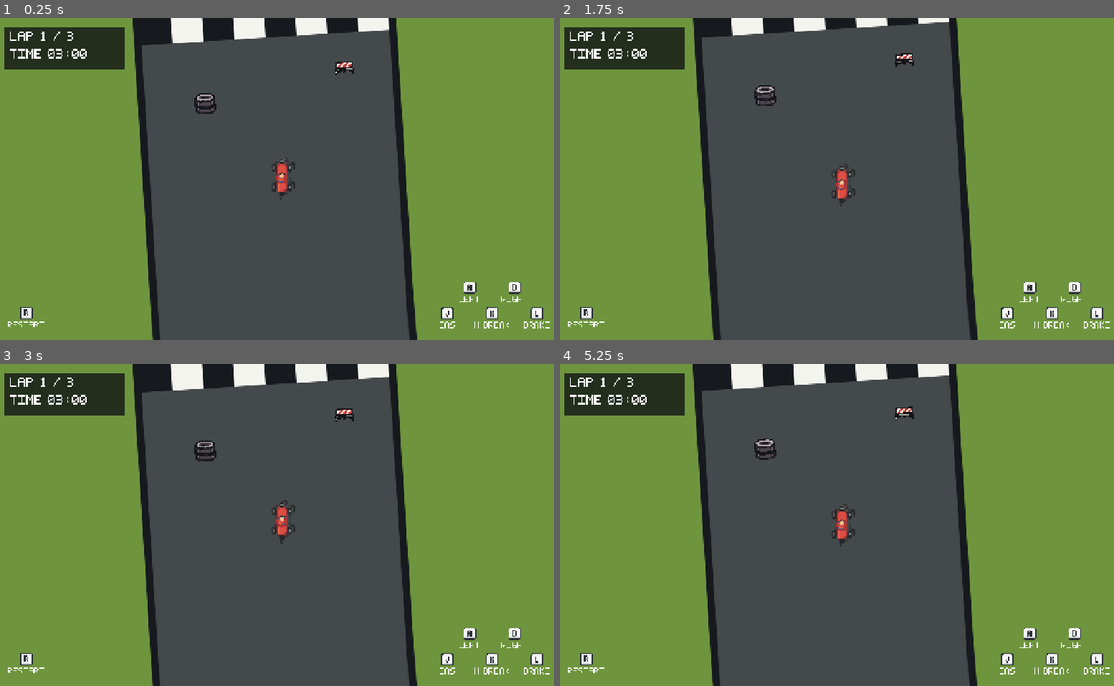
Above: before the commit, frames 1-4 (two rows, left to right).
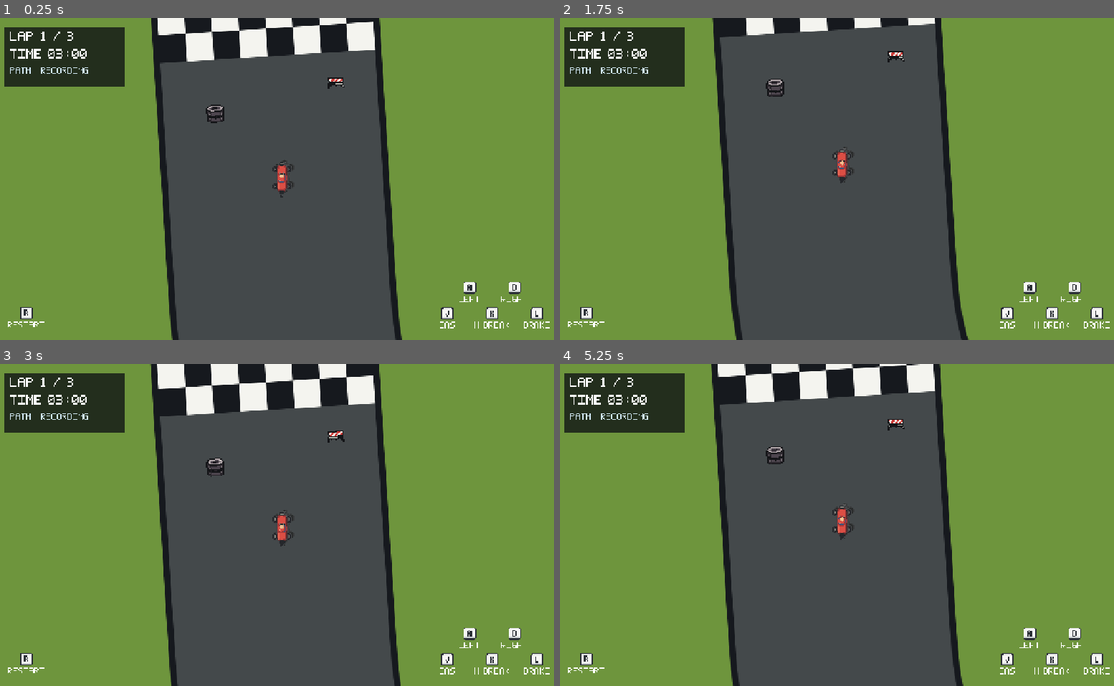
Above: after the commit, the same moments.

Repository: sucary/initial-b
Game: Godot game, scene res://scenes/game.tscn
The game is run twice, just before and just after one commit, with the same random seed, the same clock (stepped at 60 frames per second) and the same inputs.
Inputs:
- Up to frame 1 (0.25 s): no input
- Up to frame 2 (1.75 s): tap Enter at 0.5 s; hold D (steer_right) 0.53-1.28 s; tap R at 0.6, 1.35 s; tap Space at 1.25 s; hold L (brake) from 1.28 s (still down)
- Up to frame 3 (3 s): release L (brake) at 2.03 s; hold D (steer_right) 2.03-2.78 s; tap R at 2.1, 2.85 s; tap Enter at 2.75 s; hold J (accelerate) from 2.78 s (still down)
- Up to frame 4 (5.25 s): release J (accelerate) at 3.53 s; hold A (steer_left) 3.53-5.03 s; tap R at 3.6, 4.35, 5.1 s; tap Space at 4.25 s; tap Enter at 5 s; hold L (brake) from 5.03 s (still down)

The runs differ from the first frame. In frame 1, 14% of the frame differs, in the area x 0-76%, y 0-100%; in frame 2, 11%; in frame 3, 16%; in frame 4, 13%.

Commit message:
Add base path generation

Diff:
--- a/assets/sprites/track.svg
+++ b/assets/sprites/track.svg
@@ -14,10 +14,11 @@
       C 1240,60 1298,116 1298,202
       L 1298,258
       C 1298,319 1260,349 1208,360
-      L 715,467
-      C 650,480 658,552 714,552
-      L 1196,552
-      C 1265,552 1300,605 1300,680
+      L 760,446
+      C 701,458 673,482 673,516
+      C 673,554 698,580 750,580
+      L 1196,580
+      C 1265,580 1300,620 1300,680
       L 1300,719
       C 1300,789 1250,858 1168,858
       L 1040,858
--- a/scenes/game.tscn
+++ b/scenes/game.tscn
@@ -16,6 +16,7 @@
 [ext_resource type="Texture2D" uid="uid://dww3cr5b8dlor" path="res://assets/sprites/keycap-l.png" id="9_keycap_l"]
 [ext_resource type="Texture2D" uid="uid://bsxmbbkxpcfna" path="res://assets/sprites/keycap-r.png" id="9_keycap_r"]
 [ext_resource type="FontFile" uid="uid://chpbs2pq6meuy" path="res://assets/fonts/kart-pixel.fnt" id="10_pixel_font"]
+[ext_resource type="Script" path="res://scripts/path.gd" id="11_lap_path"]
 
 [sub_resource type="RectangleShape2D" id="RectangleShape2D_kart"]
 size = Vector2(42, 22)
@@ -34,6 +35,9 @@
 texture = ExtResource("6_track_art")
 centered = false
 
+[node name="PreviousLapPath" type="Line2D" parent="."]
+texture_filter = 1
+script = ExtResource("11_lap_path")
 [node name="ObstaclePreview" type="Node2D" parent="." unique_id=316756219]
 
 [node name="TyreStack" type="Sprite2D" parent="ObstaclePreview" unique_id=2093028007]
@@ -241,7 +245,7 @@
 offset_left = 20.0
 offset_top = 20.0
 offset_right = 290.0
-offset_bottom = 116.0
+offset_bottom = 154.0
 mouse_filter = 2
 color = Color(0.055, 0.065, 0.08, 0.78)
 
@@ -269,6 +273,17 @@
 theme_override_font_sizes/font_size = 24
 text = "TIME 03:00"
 
+[node name="PathStatusLabel" type="Label" parent="HUD/RacePanel"]
+texture_filter = 1
+layout_mode = 0
+offset_left = 14.0
+offset_top = 90.0
+offset_right = 256.0
+offset_bottom = 124.0
+theme_override_colors/font_color = Color(0.82, 0.91, 0.96, 1)
+theme_override_fonts/font = ExtResource("10_pixel_font")
+theme_override_font_sizes/font_size = 16
+text = "PATH: RECORDING"
 [node name="ResultPanel" type="ColorRect" parent="HUD" unique_id=585436228]
 visible = false
 anchors_preset = 8
--- a/scripts/camera.gd
+++ b/scripts/camera.gd
@@ -1,16 +1,22 @@
 extends Camera2D
 
+const ACCELERATE_LOOK_AHEAD := 150.0
+const BRAKE_LOOK_BEHIND := 90.0
+const LOOK_RESPONSE := 2.0
+
 var target: Node2D
+var _look_distance := 0.0
 
 
 func _ready() -> void:
 	ignore_rotation = false
-	zoom = Vector2(1.5, 1.5)
+	zoom = Vector2(1.3, 1.3)
 
 
 func snap_to_target() -> void:
 	if target == null:
 		return
+	_look_distance = 0.0
 	global_position = target.global_position
 	global_rotation = target.global_rotation + PI * 0.5
 
@@ -18,5 +24,9 @@
 func _process(delta: float) -> void:
 	if target == null:
 		return
-	global_position = global_position.lerp(target.global_position, 1.0 - exp(-7.0 * delta))
+	var forward := Vector2.RIGHT.rotated(target.global_rotation)
+	var desired_look_distance := Input.get_action_strength("accelerate") * ACCELERATE_LOOK_AHEAD - Input.get_action_strength("brake") * BRAKE_LOOK_BEHIND
+	_look_distance = lerpf(_look_distance, desired_look_distance, 1.0 - exp(-LOOK_RESPONSE * delta))
+	var desired_position := target.global_position + forward * _look_distance
+	global_position = global_position.lerp(desired_position, 1.0 - exp(-7.0 * delta))
 	global_rotation = lerp_angle(global_rotation, target.global_rotation + PI * 0.5, 1.0 - exp(-5.0 * delta))
--- a/scripts/game_manager.gd
+++ b/scripts/game_manager.gd
@@ -2,15 +2,19 @@
 class_name GameManager
 
 const TOTAL_LAPS := 3
-const PROGRESS_TOLERANCE := 8.0
+const PROGRESS_TOLERANCE := 96.0
+const PATH_START_AFTER_FINISH := 52.0
+const PATH_END_BEFORE_FINISH := 18.0
 
 @export_range(30.0, 600.0, 5.0) var race_time_limit_seconds := 180.0
 
 @onready var track: RaceTrack = $Track
+@onready var lap_path: LapPath = $PreviousLapPath
 @onready var kart: PlayerKart = $Kart
 @onready var camera: Camera2D = $Camera
 @onready var lap_label: Label = $HUD/RacePanel/LapLabel
 @onready var time_label: Label = $HUD/RacePanel/TimeLabel
+@onready var path_status_label: Label = $HUD/RacePanel/PathStatusLabel
 @onready var result_panel: ColorRect = $HUD/ResultPanel
 @onready var result_label: Label = $HUD/ResultPanel/ResultLabel
 
@@ -22,6 +26,8 @@
 var _previous_offset := 0.0
 var _previous_local_position := Vector2.ZERO
 var _race_over := false
+var _path_recording_armed := false
+var _last_crossing_notice_at := -1000.0
 
 
 func _ready() -> void:
@@ -30,6 +36,8 @@
 	kart.global_rotation = track.global_rotation + start.get_rotation()
 	camera.target = kart
 	camera.snap_to_target()
+	lap_path.begin_lap()
+	lap_path.crossed.connect(_on_path_crossed)
 
 	_checkpoint_offsets = track.get_checkpoint_offsets()
 	_track_length = track.get_course_length()
@@ -51,6 +59,7 @@
 
 	var local_position := track.to_local(kart.global_position)
 	var current_offset := track.get_progress_offset(kart.global_position)
+	var wrapped_forward := current_offset < _previous_offset - _track_length * 0.5
 	var progress := current_offset - _previous_offset
 	if progress > _track_length * 0.5:
 		progress -= _track_length
@@ -60,7 +69,16 @@
 	var movement := local_position - _previous_local_position
 	var forward := track.get_forward_at_offset(current_offset)
 	if progress > 0.0 and progress <= movement.length() * 1.5 + PROGRESS_TOLERANCE and movement.dot(forward) > 0.0:
+		var laps_before := completed_laps
 		_check_gate_crossing(progress)
+		if wrapped_forward:
+			_path_recording_armed = true
+			if completed_laps == laps_before:
+				lap_path.begin_lap()
+
+	if _path_recording_armed and current_offset >= PATH_START_AFTER_FINISH and current_offset <= _track_length - PATH_END_BEFORE_FINISH:
+		lap_path.record_position(kart.global_position)
+	lap_path.update_contact(kart.global_transform, race_time_limit_seconds - time_left)
 
 	_previous_offset = current_offset
 	_previous_local_position = local_position
@@ -80,6 +98,7 @@
 		return
 
 	completed_laps += 1
+	lap_path.complete_lap()
 	_next_checkpoint = 0
 	if completed_laps >= TOTAL_LAPS:
 		_end_race(true)
@@ -106,6 +125,18 @@
 func _update_hud() -> void:
 	lap_label.text = "LAP %d / %d" % [mini(completed_laps + 1, TOTAL_LAPS), TOTAL_LAPS]
 	time_label.text = "TIME %s" % _format_time(time_left)
+	if not lap_path.has_previous_path():
+		path_status_label.text = "PATH: RECORDING"
+	elif lap_path.is_following:
+		path_status_label.text = "PATH: FOLLOWING"
+	elif race_time_limit_seconds - time_left - _last_crossing_notice_at < 0.85:
+		path_status_label.text = "PATH: CROSSED"
+	else:
+		path_status_label.text = "PATH: OFF"
+
+
+func _on_path_crossed(_total_crossings: int) -> void:
+	_last_crossing_notice_at = race_time_limit_seconds - time_left
 
 
 func _format_time(seconds: float) -> String:
--- /dev/null
+++ b/scripts/path.gd
@@ -0,0 +1,290 @@
+extends Line2D
+class_name LapPath
+
+signal crossed(total_crossings: int)
+
+const NORMAL_TEXTURE: Texture2D = preload("res://assets/sprites/path-ice-normal.png")
+const ACTIVE_TEXTURE: Texture2D = preload("res://assets/sprites/path-ice-active.png")
+const TEXTURE_COLUMNS := 64.0
+const TEXTURE_ROWS := 32.0
+const TEXTURE_CORE_ROWS := 16.0
+const END_DISSOLVE_LENGTH := 36.0
+const CELL_SIZE := 128.0
+const REVEAL_SECONDS := 10.0
+
+@export_range(8.0, 64.0, 2.0) var path_width := 20.0
+@export_range(4.0, 32.0, 2.0) var sample_spacing := 12.0
+@export_range(0.1, 2.0, 0.1) var crossing_window_seconds := 1.0
+
+var is_following := false
+var total_crossings := 0
+
+var _ribbon: MeshInstance2D
+var _ribbon_material: ShaderMaterial
+var _distance_at_point := PackedFloat32Array()
+var _full_path_length := 0.0
+var _revealed_distance := 0.0
+var _reveal_elapsed := 0.0
+var _visible_end_segment := 0
+var _visible_end_point := Vector2.ZERO
+var _recording := PackedVector2Array()
+var _segment_cells: Dictionary = {}
+var _center_inside := false
+var _last_outside_side := 0.0
+var _entry_side := 0.0
+var _entry_time := 0.0
+var _entry_anchor := Vector2.ZERO
+var _entry_tangent := Vector2.RIGHT
+var _entry_near_end := false
+var _last_crossing_time := -1000.0
+
+
+func _ready() -> void:
+	width = path_width * TEXTURE_ROWS / TEXTURE_CORE_ROWS
+	default_color = Color.TRANSPARENT
+	_ribbon = MeshInstance2D.new()
+	_ribbon.texture = NORMAL_TEXTURE
+	_ribbon.texture_repeat = CanvasItem.TEXTURE_REPEAT_ENABLED
+	_ribbon.texture_filter = CanvasItem.TEXTURE_FILTER_NEAREST
+	var ribbon_shader := Shader.new()
+	ribbon_shader.code = """shader_type canvas_item;
+uniform float reveal_distance = 0.0;
+uniform float path_length = 0.0;
+uniform float tile_length = 80.0;
+uniform float dissolve_length = 36.0;
+uniform vec2 texture_size = vec2(64.0, 32.0);
+float texel_hash(vec2 texel) {
+	vec3 p = fract(vec3(texel.xyx) * 0.1031);
+	p += dot(p, p.yzx + 33.33);
+	return fract((p.x + p.y) * p.z);
+}
+void fragment() {
+	vec4 ink = texture(TEXTURE, UV);
+	float along = UV.x * tile_length;
+	if (ink.a < 0.01 || along > reveal_distance) discard;
+	float end_distance = min(along, min(reveal_distance, path_length) - along);
+	float solidity = clamp(end_distance / dissolve_length, 0.0, 1.0);
+	float grain = texel_hash(floor(UV * texture_size));
+	if (grain > solidity * solidity * 1.15) discard;
+	COLOR = vec4(ink.rgb, ink.a * mix(0.4, 1.0, solidity));
+}"""
+	_ribbon_material = ShaderMaterial.new()
+	_ribbon_material.shader = ribbon_shader
+	_ribbon_material.set_shader_parameter("tile_length", _tile_length())
+	_ribbon_material.set_shader_parameter("dissolve_length", END_DISSOLVE_LENGTH)
+	_ribbon_material.set_shader_parameter("texture_size", Vector2(TEXTURE_COLUMNS, TEXTURE_ROWS))
+	_ribbon.material = _ribbon_material
+	add_child(_ribbon)
+	visible = false
+
+
+func _process(delta: float) -> void:
+	if has_previous_path() and _revealed_distance < _full_path_length:
+		_reveal_elapsed = minf(_reveal_elapsed + delta, REVEAL_SECONDS)
+		_revealed_distance = _full_path_length * _reveal_elapsed / REVEAL_SECONDS
+		_ribbon_material.set_shader_parameter("reveal_distance", _revealed_distance)
+		while _visible_end_segment + 1 < points.size() - 1 and _distance_at_point[_visible_end_segment + 1] < _revealed_distance:
+			_visible_end_segment += 1
+		var start_distance := _distance_at_point[_visible_end_segment]
+		var segment_length := _distance_at_point[_visible_end_segment + 1] - start_distance
+		var fraction := clampf((_revealed_distance - start_distance) / maxf(segment_length, 0.001), 0.0, 1.0)
+		_visible_end_point = points[_visible_end_segment].lerp(points[_visible_end_segment + 1], fraction)
+
+
+func begin_lap() -> void:
+	_recording = PackedVector2Array()
+
+
+func record_position(world_position: Vector2) -> void:
+	var local_position := to_local(world_position)
+	if _recording.is_empty():
+		_recording.append(local_position)
+	elif _recording[-1].distance_to(local_position) >= sample_spacing:
+		_recording.append(local_position)
+
+
+func complete_lap() -> void:
+	if _recording.size() >= 2:
+		points = _smoothed_route(_recording)
+		_build_ribbon()
+		_build_segment_cells()
+		_reveal_elapsed = 0.0
+		_revealed_distance = 0.0
+		_visible_end_segment = 0
+		_visible_end_point = points[0]
+		_ribbon_material.set_shader_parameter("reveal_distance", 0.0)
+		visible = true
+	_recording = PackedVector2Array()
+	_reset_contact()
+
+
+func has_previous_path() -> bool:
+	return points.size() >= 2
+
+
+func update_contact(kart_transform: Transform2D, elapsed_seconds: float) -> void:
+	if not has_previous_path():
+		is_following = false
+		return
+
+	var center := to_local(kart_transform.origin)
+	var nearest := _nearest_segment(center)
+	var radius := path_width * 0.5
+	var center_inside: bool = nearest.distance_squared <= radius * radius
+
+	if center_inside and not _center_inside:
+		_entry_side = _last_outside_side
+		_entry_time = elapsed_seconds
+		_entry_anchor = nearest.closest
+		_entry_tangent = nearest.tangent
+		_entry_near_end = _near_path_end(center)
+	elif not center_inside and _center_inside:
+		var exit_side := signf(_entry_tangent.cross(center - _entry_anchor))
+		if _entry_side * exit_side < 0.0 and elapsed_seconds - _entry_time < crossing_window_seconds and not _entry_near_end and not _near_path_end(center):
+			total_crossings += 1
+			_last_crossing_time = elapsed_seconds
+			crossed.emit(total_crossings)
+
+	if not center_inside:
+		_last_outside_side = 0.0
+		if nearest.distance_squared <= path_width * path_width * 2.25:
+			_last_outside_side = signf(nearest.tangent.cross(center - nearest.closest))
+
+	_center_inside = center_inside
+	is_following = center_inside
+	_ribbon.texture = ACTIVE_TEXTURE if is_following or elapsed_seconds - _last_crossing_time < 0.65 else NORMAL_TEXTURE
+
+
+func _smoothed_route(route: PackedVector2Array) -> PackedVector2Array:
+	var smooth := PackedVector2Array()
+	for index in range(route.size()):
+		if index == 0 or index == route.size() - 1:
+			smooth.append(route[index])
+			continue
+		var weighted := Vector2.ZERO
+		var total_weight := 0.0
+		for offset in range(-3, 4):
+			var neighbor := clampi(index + offset, 0, route.size() - 1)
+			var weight := float(4 - absi(offset))
+			weighted += route[neighbor] * weight
+			total_weight += weight
+		smooth.append(weighted / total_weight)
+	for pass_index in range(2):
+		var next := PackedVector2Array([smooth[0]])
+		for index in range(smooth.size() - 1):
+			var start := smooth[index]
+			var end := smooth[index + 1]
+			next.append(start.lerp(end, 0.25))
+			next.append(start.lerp(end, 0.75))
+		next.append(smooth[-1])
+		smooth = next
+	return smooth
+
+
+func _build_ribbon() -> void:
+	var ribbon_data := _create_ribbon_mesh(points)
+	_distance_at_point = ribbon_data["distances"]
+	_full_path_length = ribbon_data["length"]
+	_ribbon_material.set_shader_parameter("path_length", _full_path_length)
+	_ribbon.mesh = ribbon_data["mesh"] as ArrayMesh
+
+
+func _create_ribbon_mesh(route: PackedVector2Array) -> Dictionary:
+	var vertices := PackedVector2Array()
+	var uvs := PackedVector2Array()
+	var indices := PackedInt32Array()
+	var distance := 0.0
+	var distances := PackedFloat32Array()
+	var half_width := width * 0.5
+	for index in range(route.size()):
+		var previous := route[maxi(index - 1, 0)]
+		var following := route[mini(index + 1, route.size() - 1)]
+		var tangent := (following - previous).normalized()
+		var normal := tangent.orthogonal()
+		if index > 0:
+			distance += route[index - 1].distance_to(route[index])
+		distances.append(distance)
+		vertices.append(route[index] - normal * half_width)
+		vertices.append(route[index] + normal * half_width)
+		uvs.append(Vector2(distance / _tile_length(), 0.0))
+		uvs.append(Vector2(distance / _tile_length(), 1.0))
+		if index + 1 < route.size():
+			var first := index * 2
+			indices.append_array(PackedInt32Array([first, first + 1, first + 2, first + 1, first + 3, first + 2]))
+	var arrays := []
+	arrays.resize(Mesh.ARRAY_MAX)
+	arrays[Mesh.ARRAY_VERTEX] = vertices
+	arrays[Mesh.ARRAY_TEX_UV] = uvs
+	arrays[Mesh.ARRAY_INDEX] = indices
+	var ribbon_mesh := ArrayMesh.new()
+	ribbon_mesh.add_surface_from_arrays(Mesh.PRIMITIVE_TRIANGLES, arrays)
+	return {"mesh": ribbon_mesh, "distances": distances, "length": distance}
+
+
+func _tile_length() -> float:
+	return TEXTURE_COLUMNS * path_width / TEXTURE_CORE_ROWS
+
+
+func _nearest_segment(local_position: Vector2) -> Dictionary:
+	var best_distance_squared := INF
+	var best_closest := Vector2.ZERO
+	var best_tangent := Vector2.RIGHT
+	for index in _candidate_indices(local_position):
+		var start_distance := _distance_at_point[index]
+		if start_distance >= _revealed_distance:
+			continue
+		var start := points[index]
+		var end := points[index + 1]
+		if _distance_at_point[index + 1] > _revealed_distance:
+			var fraction := (_revealed_distance - start_distance) / maxf(_distance_at_point[index + 1] - start_distance, 0.001)
+			end = start.lerp(end, fraction)
+		var segment := end - start
+		if segment.length_squared() < 0.01:
+			continue
+		var closest := Geometry2D.get_closest_point_to_segment(local_position, start, end)
+		var distance_squared := closest.distance_squared_to(local_position)
+		if distance_squared < best_distance_squared:
+			best_distance_squared = distance_squared
+			best_closest = closest
+			best_tangent = segment.normalized()
+	return {
+		"distance_squared": best_distance_squared,
+		"closest": best_closest,
+		"tangent": best_tangent,
+	}
+
+
+func _candidate_indices(local_position: Vector2) -> Array:
+	var cell := Vector2i(floori(local_position.x / CELL_SIZE), floori(local_position.y / CELL_SIZE))
+	return _segment_cells.get(cell, [])
+
+
+func _build_segment_cells() -> void:
+	_segment_cells.clear()
+	var margin := path_width * 1.5
+	for index in range(points.size() - 1):
+		var start := points[index]
+		var end := points[index + 1]
+		var left := floori((minf(start.x, end.x) - margin) / CELL_SIZE)
+		var right := floori((maxf(start.x, end.x) + margin) / CELL_SIZE)
+		var top := floori((minf(start.y, end.y) - margin) / CELL_SIZE)
+		var bottom := floori((maxf(start.y, end.y) + margin) / CELL_SIZE)
+		for cell_x in range(left, right + 1):
+			for cell_y in range(top, bottom + 1):
+				var cell := Vector2i(cell_x, cell_y)
+				var indices: Array = _segment_cells.get(cell, [])
+				indices.append(index)
+				_segment_cells[cell] = indices
+
+
+func _near_path_end(local_position: Vector2) -> bool:
+	var end_radius_squared := path_width * path_width
+	return local_position.distance_squared_to(points[0]) <= end_radius_squared or local_position.distance_squared_to(_visible_end_point) <= end_radius_squared
+
+
+func _reset_contact() -> void:
+	_center_inside = false
+	_last_outside_side = 0.0
+	_entry_side = 0.0
+	is_following = false
+	_ribbon.texture = NORMAL_TEXTURE
Binary file changed: assets/sprites/path-ice-active.aseprite
Binary file changed: assets/sprites/path-ice-active.png
Binary file changed: assets/sprites/path-ice-normal.aseprite
Binary file changed: assets/sprites/path-ice-normal.png
Binary file changed: assets/sprites/path-lightning-active.aseprite
Binary file changed: assets/sprites/path-lightning-active.png
Binary file changed: assets/sprites/path-lightning-normal.aseprite
Binary file changed: assets/sprites/path-lightning-normal.png
Binary file changed: assets/sprites/path-mud-active.aseprite
Binary file changed: assets/sprites/path-mud-active.png
Binary file changed: assets/sprites/path-mud-normal.aseprite
Binary file changed: assets/sprites/path-mud-normal.png
(and 1 more such lines)
